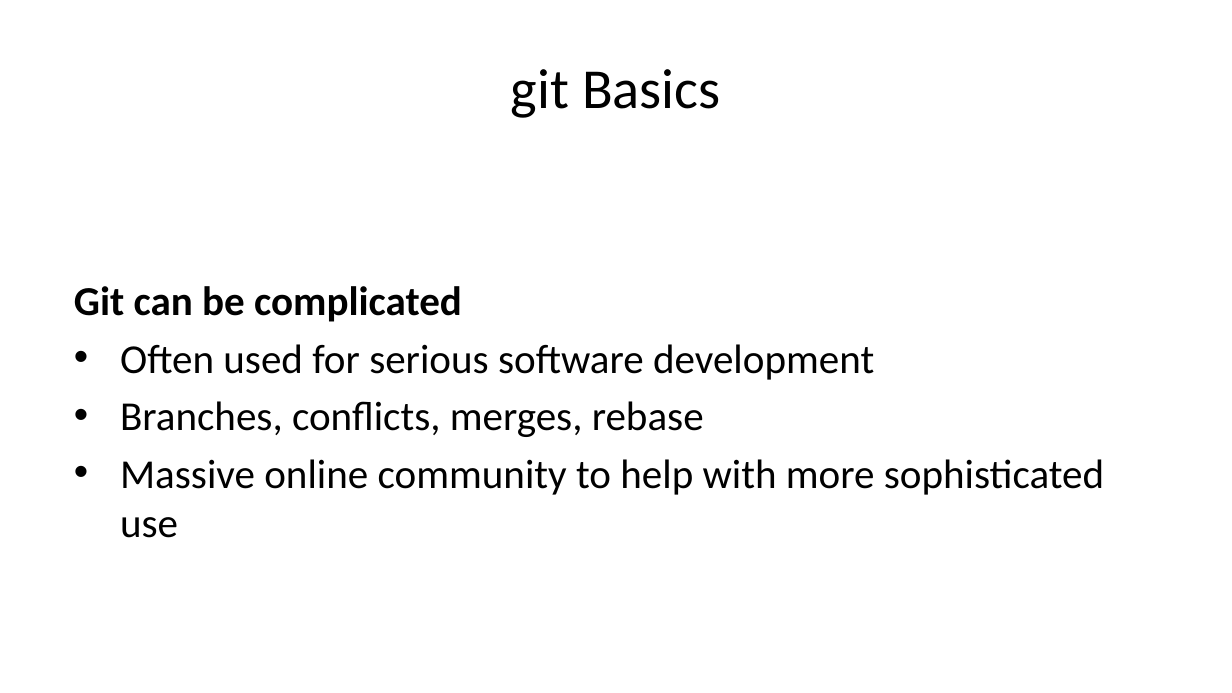
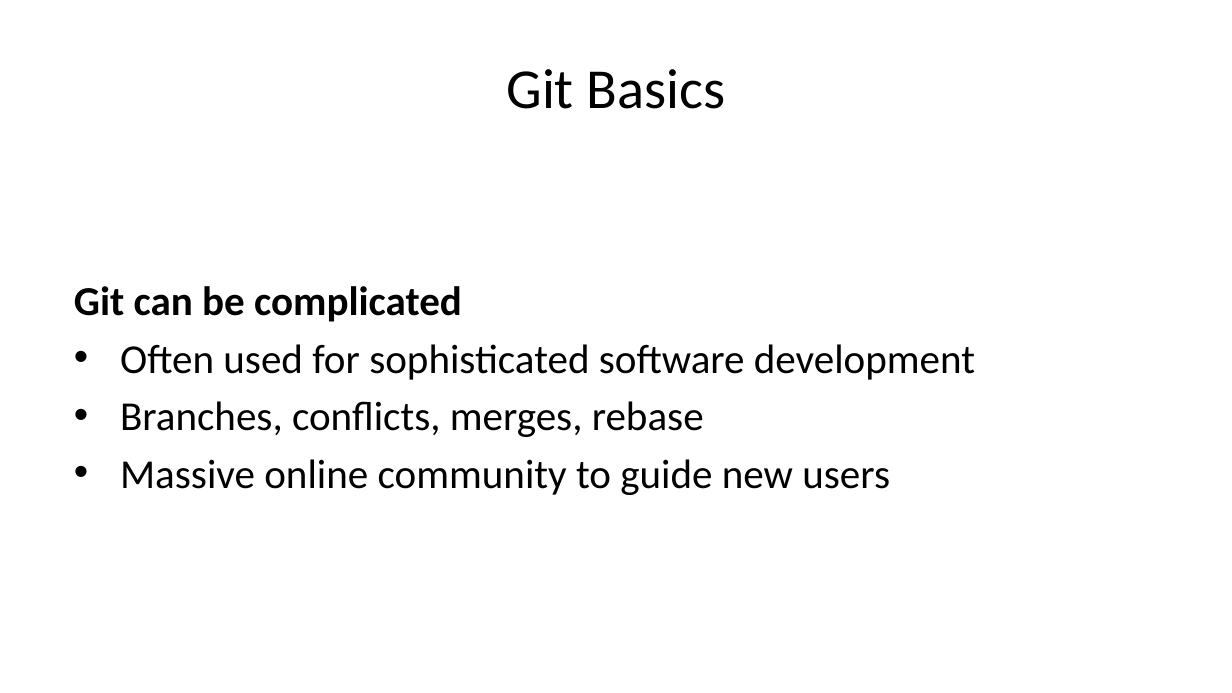
Before and after one commit to jrspringman/psci3200-globaldev, a slide deck: slide 7 of docs/slides/lees-git.pptx (slide 14 before the commit). Drawn at 1232x693 pixels with LibreOffice and Linux fonts; fonts in the diff are those of the drawing. Boxes give left, top, right and bottom in pixels: in the first picture for what was removed or moved away, otherwise in the second. Text is boxed around its words. In the diff, an @@ line names an element or a change of style, - is before the commit and + after.

```diff
--- a/docs/slides/lees-git.pptx
+++ b/docs/slides/lees-git.pptx
@@ title at [506,69,726,109]: text changed @@
-git Basics
+Git Basics
@@ text at [120,344,975,380]: text changed @@
-• Often used for serious software development
+• Often used for sophisticated software development
@@ text at [120,459,890,495]: text changed @@
-• Massive online community to help with more sophisticated use
+• Massive online community to guide new users
```
Also in this commit, not shown: 7 other slides changed, 11 slides added, 21 slides removed, 16 other files.
